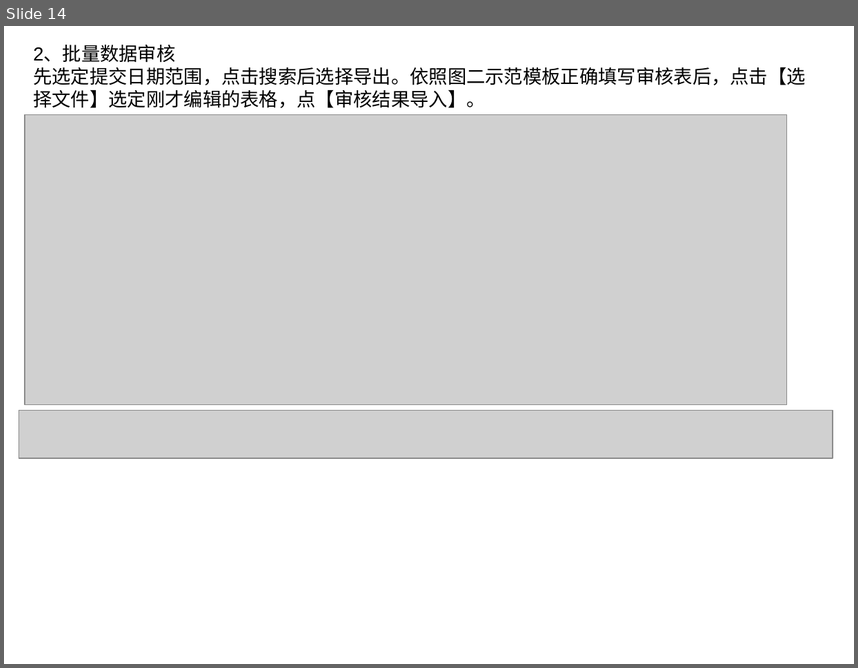
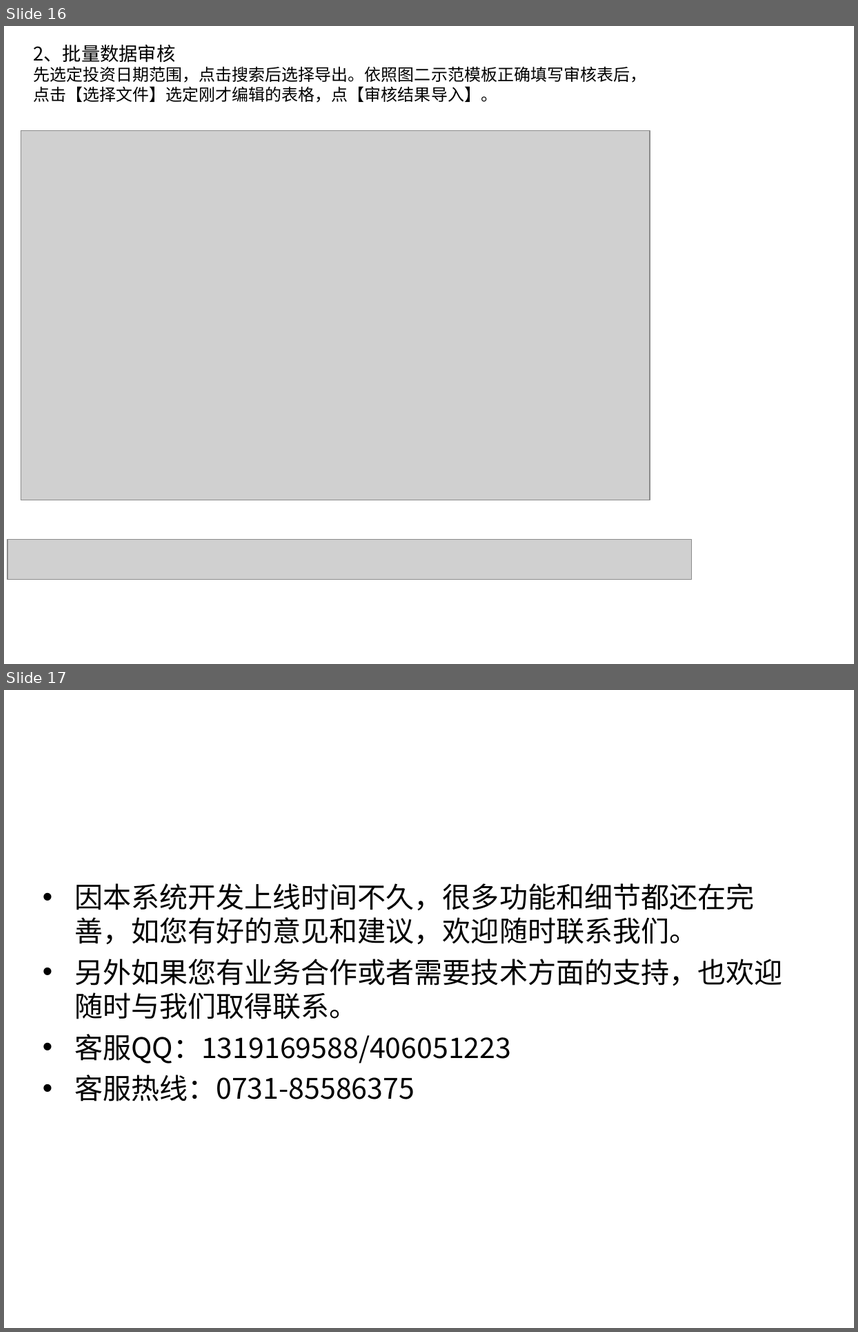
Before and after one commit to csdusunlight/qudao, a slide deck: static/download/福利联盟新人指南.ppt. Shown one above the other, each under a label of ours: slide 14 before the commit, slides 16 and 17 after it. The pictures are 858x668 and 858x1332 pixels, drawn with LibreOffice and Linux fonts; fonts in the diff are those of the drawing; grey boxes stand for pictures; background and template pictures are left out. Boxes give left, top, right and bottom in pixels: in the first picture for what was removed or moved away, otherwise in the second. Text is boxed around its words. In the diff, an @@ line names an element or a change of style, - is before the commit and + after.

```diff
--- a/static/download/福利联盟新人指南.ppt
+++ b/static/download/福利联盟新人指南.ppt
@@ slide 17 added at <box>4,690,854,1328</box>, background picture (left out) @@
@@ text added at <box>74,883,783,1101</box>, 24 pt, text #000000 @@
+• 因本系统开发上线时间不久，很多功能和细节都还在完善，如您有好的意见和建议，欢迎随时联系我们。
+• 另外如果您有业务合作或者需要技术方面的支持，也欢迎随时与我们取得联系。
+• 客服QQ：1319169588/406051223
+• 客服热线：0731-85586375
@@ what was slide 14 is now slide 16 @@
@@ slide 16 changed as well @@
@@ text at <box>33,45,175,63</box>: font Arial to Noto Sans CJK SC in "2、批量数据审核" @@
@@ text at <box>33,67,646,103</box>: text changed; size 16 to 14 pt @@
-先选定提交日期范围，点击搜索后选择导出。依照图二示范模板正确填写审核表后，点击【选择文件】选定刚才编辑的表格，点【审核结果导入】。
+先选定投资日期范围，点击搜索后选择导出。依照图二示范模板正确填写审核表后，点击【选择文件】选定刚才编辑的表格，点【审核结果导入】。
@@ picture: place and size @@
-picture at <box>25,114,787,404</box>
+picture at <box>21,131,650,499</box>
@@ picture: place and size @@
-picture at <box>19,410,833,458</box>
+picture at <box>7,539,692,579</box>
```
Also in this commit, not shown: 9 other slides changed, 7 other slides added, 4 slides removed, 4 other files.
